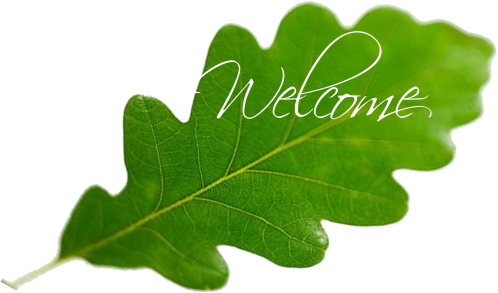
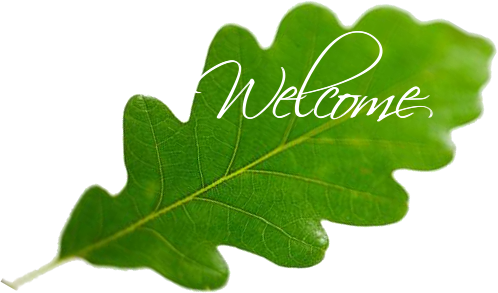
The second 498×293 image is a revision of the first. Changes to its layers:
added layer "Welcome#1" above "Arrière-plan" over <box>195,31,433,122</box>
